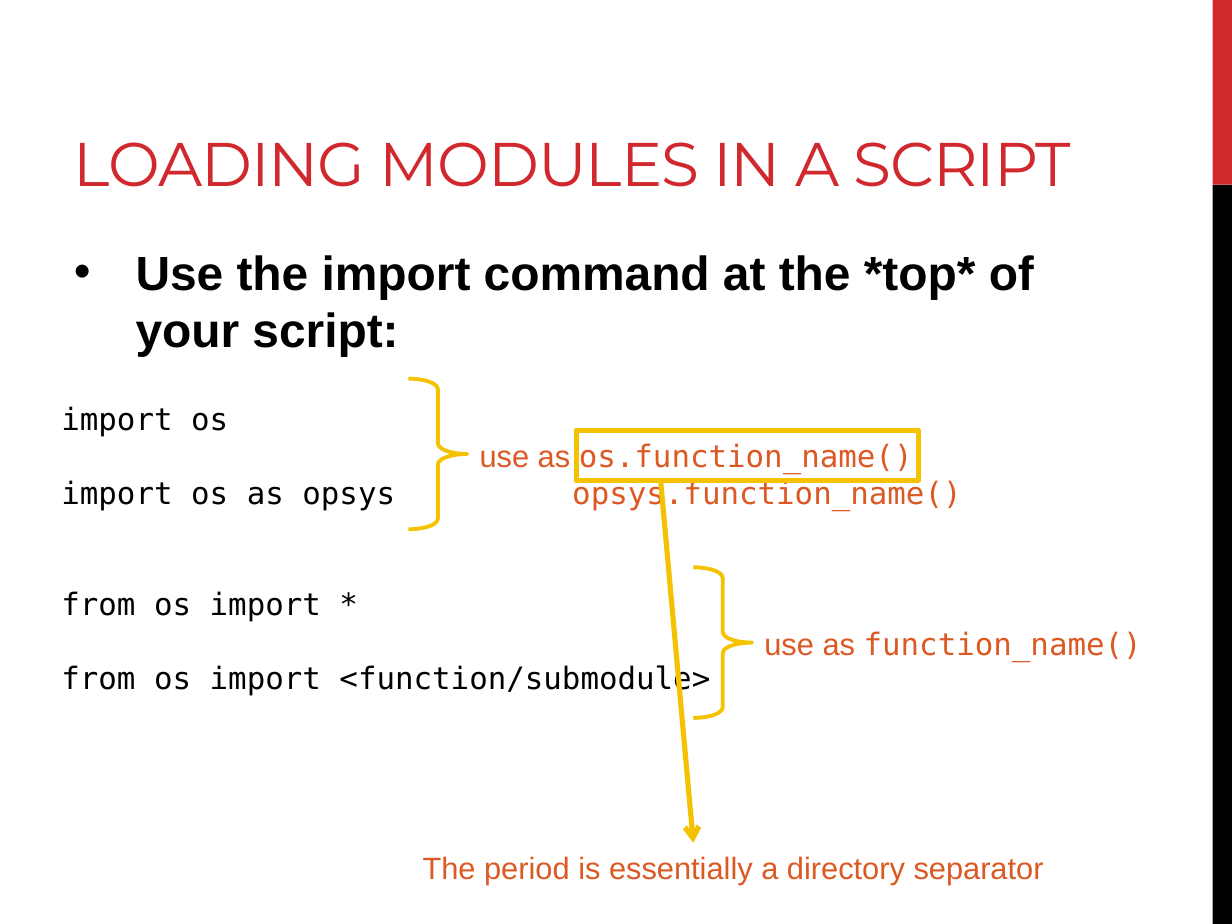
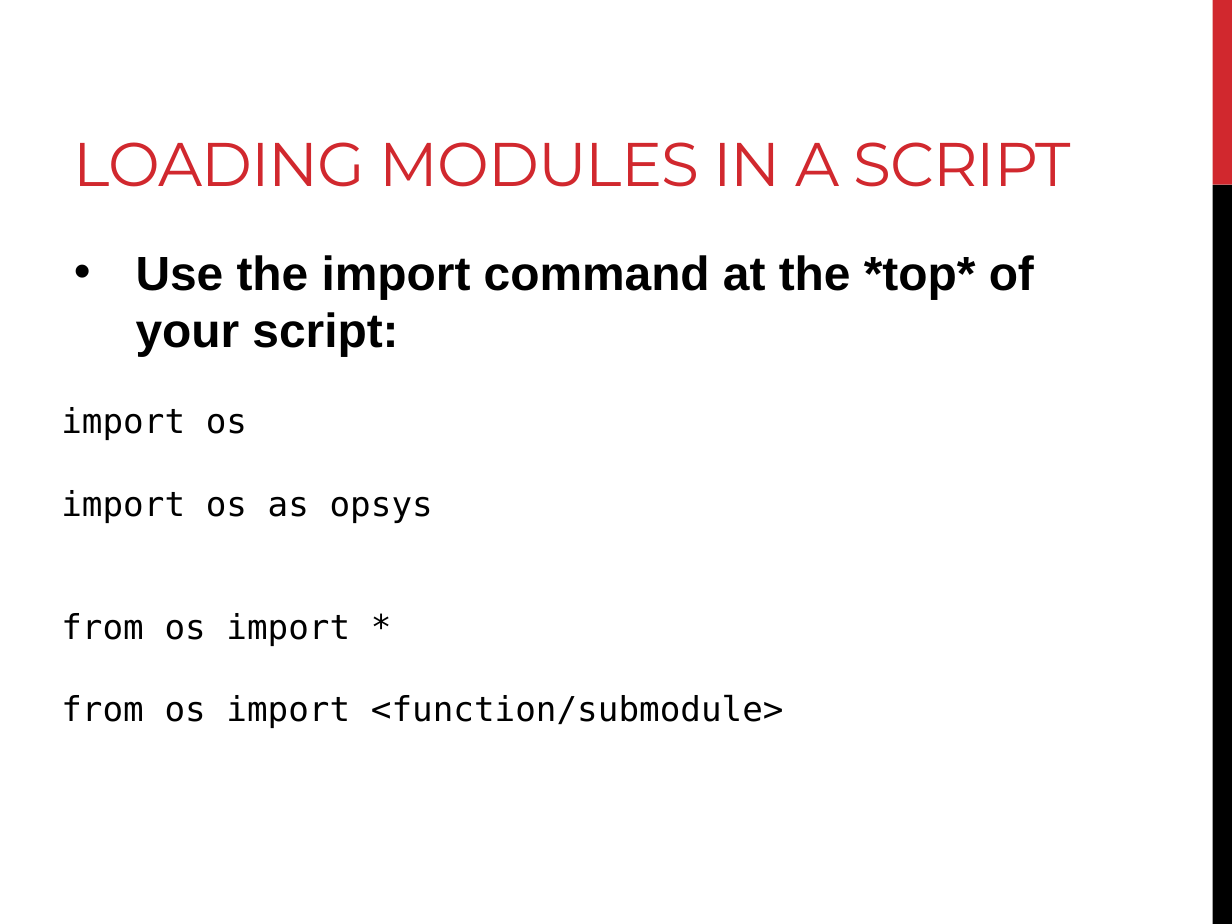
Before and after one commit to BjornFJohansson/ccbb_bigdata2015_python, a slide deck: slide 4 of slides/day4_slides.pptx (slide 5 before the commit). Drawn at 1232x924 pixels with LibreOffice and Linux fonts; fonts in the diff are those of the drawing. Boxes give left, top, right and bottom in pixels: in the first picture for what was removed or moved away, otherwise in the second. Text is boxed around its words. In the diff, an @@ line names an element or a change of style, - is before the commit and + after.

```diff
--- a/slides/day4_slides.pptx
+++ b/slides/day4_slides.pptx
@@ right brace removed at (409, 378, 468, 529) @@
@@ text "import os" at (61, 407, 784, 728): size 18 to 20 pt @@
@@ text removed at (480, 443, 961, 511) @@
-use as os.function_name()
-opsys.function_name()
@@ rectangle removed at (577, 430, 919, 480) @@
@@ arrow removed from (660, 480) to (694, 843) @@
@@ right brace removed at (694, 567, 753, 717) @@
@@ text removed at (764, 631, 1142, 662) @@
-use as function_name()
@@ text removed at (423, 856, 1044, 885) @@
-The period is essentially a directory separator
```
Also in this commit, not shown: 18 other slides changed, 10 slides added, 5 slides removed, 3 other files.
